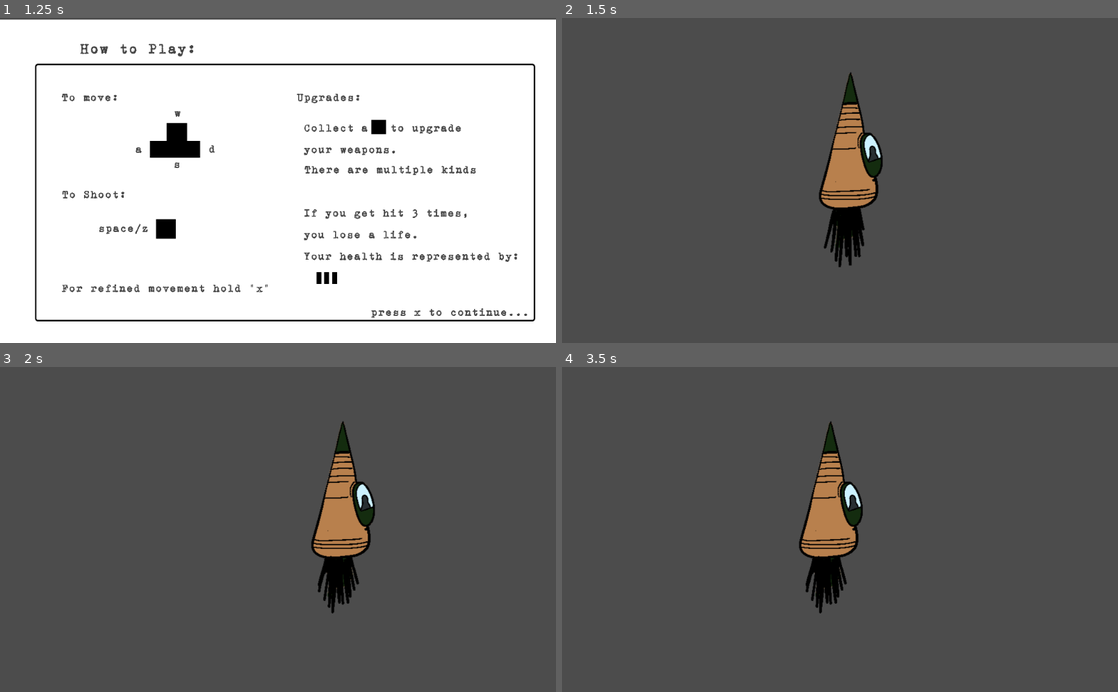
Above: before the commit, frames 1-4 (two rows, left to right).
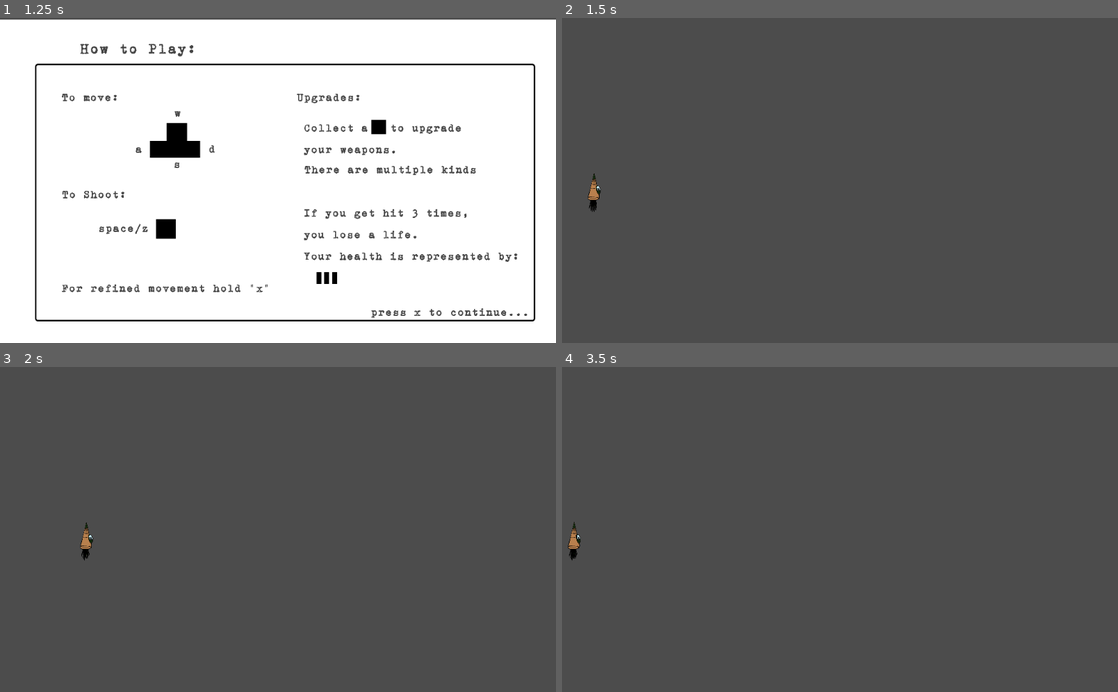
Above: after the commit, the same moments.

Repository: Hexadoon/meal-invaders
Game: Godot game, scene res://title_screen/Title Screen.tscn
Two runs of this game, one before a commit and one after it. Both use one fixed random seed, a clock stepped at 60 frames per second and the inputs below.
Inputs:
- Up to frame 1 (1.25 s): click "Start" at 0.5 s
- Up to frame 2 (1.5 s): tap Enter at 1.25 s; hold Right (ui_right) from 1.28 s (still down); hold X (ui_x) from 1.28 s (still down)
- Up to frame 3 (2 s): keep holding Right (ui_right); keep holding X (ui_x)
- Up to frame 4 (3.5 s): release Right (ui_right) at 2.03 s; release X (ui_x) at 2.03 s; hold Left (ui_left) 2.03-2.78 s; tap X (ui_x) at 2.1 s; hold Right (ui_right) from 2.78 s (still down); hold X (ui_x) from 2.78 s (still down)

Frame 1 is identical in both runs. In frame 2, 3.8% of the frame differs, in the area x 4-58%, y 16-77%; in frame 3, 3.7%; in frame 4, 3.7%.

Commit message:
Created enemy objects

Diff:
--- /dev/null
+++ b/enemies/Avocado.tscn
@@ -0,0 +1,30 @@
+[gd_scene load_steps=6 format=2]
+
+[ext_resource path="res://enemies/assets/avocado/avocado1.png" type="Texture" id=1]
+[ext_resource path="res://enemies/assets/avocado/avocado3.png" type="Texture" id=2]
+[ext_resource path="res://enemies/assets/avocado/avocado2.png" type="Texture" id=3]
+
+[sub_resource type="SpriteFrames" id=1]
+animations = [ {
+"frames": [ ExtResource( 1 ), ExtResource( 3 ), ExtResource( 2 ) ],
+"loop": true,
+"name": "avocado",
+"speed": 5.0
+} ]
+
+[sub_resource type="CapsuleShape2D" id=2]
+radius = 90.0731
+height = 146.105
+
+[node name="Avocado" type="KinematicBody2D"]
+__meta__ = {
+"_edit_group_": true
+}
+
+[node name="AnimatedSprite" type="AnimatedSprite" parent="."]
+frames = SubResource( 1 )
+animation = "avocado"
+
+[node name="CollisionShape2D" type="CollisionShape2D" parent="."]
+position = Vector2( -10, 50 )
+shape = SubResource( 2 )
--- /dev/null
+++ b/enemies/Bacon.tscn
@@ -0,0 +1,29 @@
+[gd_scene load_steps=6 format=2]
+
+[ext_resource path="res://enemies/assets/bacon/bacon3.png" type="Texture" id=1]
+[ext_resource path="res://enemies/assets/bacon/bacon2.png" type="Texture" id=2]
+[ext_resource path="res://enemies/assets/bacon/bacon1.png" type="Texture" id=3]
+
+[sub_resource type="SpriteFrames" id=1]
+animations = [ {
+"frames": [ ExtResource( 3 ), ExtResource( 2 ), ExtResource( 1 ) ],
+"loop": true,
+"name": "bacon",
+"speed": 5.0
+} ]
+
+[sub_resource type="RectangleShape2D" id=2]
+extents = Vector2( 35.6081, 178.018 )
+
+[node name="Bacon" type="KinematicBody2D"]
+__meta__ = {
+"_edit_group_": true
+}
+
+[node name="AnimatedSprite" type="AnimatedSprite" parent="."]
+frames = SubResource( 1 )
+animation = "bacon"
+
+[node name="CollisionShape2D" type="CollisionShape2D" parent="."]
+position = Vector2( -5, -40 )
+shape = SubResource( 2 )
--- /dev/null
+++ b/enemies/BaconEggAndCheese.tscn
@@ -0,0 +1,29 @@
+[gd_scene load_steps=6 format=2]
+
+[ext_resource path="res://enemies/assets/baconeggandcheese/becsamm3.png" type="Texture" id=1]
+[ext_resource path="res://enemies/assets/baconeggandcheese/becsamm1.png" type="Texture" id=2]
+[ext_resource path="res://enemies/assets/baconeggandcheese/becsamm2.png" type="Texture" id=3]
+
+[sub_resource type="SpriteFrames" id=1]
+animations = [ {
+"frames": [ ExtResource( 2 ), ExtResource( 3 ), ExtResource( 1 ) ],
+"loop": true,
+"name": "baconeggandcheese",
+"speed": 5.0
+} ]
+
+[sub_resource type="RectangleShape2D" id=2]
+extents = Vector2( 195.21, 181.34 )
+
+[node name="BaconEggAndCheese" type="KinematicBody2D"]
+__meta__ = {
+"_edit_group_": true
+}
+
+[node name="AnimatedSprite" type="AnimatedSprite" parent="."]
+frames = SubResource( 1 )
+animation = "baconeggandcheese"
+
+[node name="CollisionShape2D" type="CollisionShape2D" parent="."]
+position = Vector2( 5, -50 )
+shape = SubResource( 2 )
--- /dev/null
+++ b/enemies/Big Sausage.tscn
@@ -0,0 +1,29 @@
+[gd_scene load_steps=6 format=2]
+
+[ext_resource path="res://enemies/assets/big_sausage/thicksausage1.png" type="Texture" id=1]
+[ext_resource path="res://enemies/assets/big_sausage/thicksausage2.png" type="Texture" id=2]
+[ext_resource path="res://enemies/assets/big_sausage/thicksausage3.png" type="Texture" id=3]
+
+[sub_resource type="SpriteFrames" id=1]
+animations = [ {
+"frames": [ ExtResource( 1 ), ExtResource( 2 ), ExtResource( 3 ) ],
+"loop": true,
+"name": "bigsausage",
+"speed": 5.0
+} ]
+
+[sub_resource type="RectangleShape2D" id=2]
+extents = Vector2( 67.921, 153.224 )
+
+[node name="Big Sausage" type="KinematicBody2D"]
+__meta__ = {
+"_edit_group_": true
+}
+
+[node name="AnimatedSprite" type="AnimatedSprite" parent="."]
+frames = SubResource( 1 )
+animation = "bigsausage"
+
+[node name="CollisionShape2D" type="CollisionShape2D" parent="."]
+position = Vector2( 0, -20 )
+shape = SubResource( 2 )
--- /dev/null
+++ b/enemies/Butter.tscn
@@ -0,0 +1,29 @@
+[gd_scene load_steps=6 format=2]
+
+[ext_resource path="res://enemies/assets/butter/butter2.png" type="Texture" id=1]
+[ext_resource path="res://enemies/assets/butter/butter1.png" type="Texture" id=2]
+[ext_resource path="res://enemies/assets/butter/butter3.png" type="Texture" id=3]
+
+[sub_resource type="SpriteFrames" id=1]
+animations = [ {
+"frames": [ ExtResource( 2 ), ExtResource( 1 ), ExtResource( 3 ) ],
+"loop": true,
+"name": "butter",
+"speed": 5.0
+} ]
+
+[sub_resource type="RectangleShape2D" id=2]
+extents = Vector2( 21.0439, 47.9497 )
+
+[node name="Butter" type="KinematicBody2D"]
+__meta__ = {
+"_edit_group_": true
+}
+
+[node name="AnimatedSprite" type="AnimatedSprite" parent="."]
+frames = SubResource( 1 )
+animation = "butter"
+
+[node name="CollisionShape2D" type="CollisionShape2D" parent="."]
+position = Vector2( -8, 130 )
+shape = SubResource( 2 )
--- /dev/null
+++ b/enemies/Egg.tscn
@@ -0,0 +1,29 @@
+[gd_scene load_steps=6 format=2]
+
+[ext_resource path="res://enemies/assets/egg/egg2.png" type="Texture" id=1]
+[ext_resource path="res://enemies/assets/egg/egg3.png" type="Texture" id=2]
+[ext_resource path="res://enemies/assets/egg/egg1.png" type="Texture" id=3]
+
+[sub_resource type="SpriteFrames" id=1]
+animations = [ {
+"frames": [ ExtResource( 3 ), ExtResource( 1 ), ExtResource( 2 ) ],
+"loop": true,
+"name": "egg",
+"speed": 5.0
+} ]
+
+[sub_resource type="RectangleShape2D" id=2]
+extents = Vector2( 71.7199, 162.499 )
+
+[node name="Egg" type="KinematicBody2D"]
+__meta__ = {
+"_edit_group_": true
+}
+
+[node name="AnimatedSprite" type="AnimatedSprite" parent="."]
+frames = SubResource( 1 )
+animation = "egg"
+
+[node name="CollisionShape2D" type="CollisionShape2D" parent="."]
+position = Vector2( 0, -40 )
+shape = SubResource( 2 )
--- /dev/null
+++ b/enemies/Small Sausage.tscn
@@ -0,0 +1,29 @@
+[gd_scene load_steps=6 format=2]
+
+[ext_resource path="res://enemies/assets/small_sausage/smallsausage1.png" type="Texture" id=1]
+[ext_resource path="res://enemies/assets/small_sausage/smallsausage2.png" type="Texture" id=2]
+[ext_resource path="res://enemies/assets/small_sausage/smallsausage3.png" type="Texture" id=3]
+
+[sub_resource type="SpriteFrames" id=1]
+animations = [ {
+"frames": [ ExtResource( 1 ), ExtResource( 2 ), ExtResource( 3 ) ],
+"loop": true,
+"name": "smallsausage",
+"speed": 5.0
+} ]
+
+[sub_resource type="RectangleShape2D" id=2]
+extents = Vector2( 35.1795, 148.454 )
+
+[node name="Small Sausage" type="KinematicBody2D"]
+__meta__ = {
+"_edit_group_": true
+}
+
+[node name="AnimatedSprite" type="AnimatedSprite" parent="."]
+frames = SubResource( 1 )
+animation = "smallsausage"
+
+[node name="CollisionShape2D" type="CollisionShape2D" parent="."]
+position = Vector2( 30, 10 )
+shape = SubResource( 2 )
--- /dev/null
+++ b/enemies/Toast.tscn
@@ -0,0 +1,29 @@
+[gd_scene load_steps=6 format=2]
+
+[ext_resource path="res://enemies/assets/toast/toast1.png" type="Texture" id=1]
+[ext_resource path="res://enemies/assets/toast/toast2.png" type="Texture" id=2]
+[ext_resource path="res://enemies/assets/toast/toast3.png" type="Texture" id=3]
+
+[sub_resource type="SpriteFrames" id=1]
+animations = [ {
+"frames": [ ExtResource( 1 ), ExtResource( 2 ), ExtResource( 3 ) ],
+"loop": true,
+"name": "toast",
+"speed": 5.0
+} ]
+
+[sub_resource type="RectangleShape2D" id=2]
+extents = Vector2( 161.127, 63.1402 )
+
+[node name="Toast" type="KinematicBody2D"]
+__meta__ = {
+"_edit_group_": true
+}
+
+[node name="AnimatedSprite" type="AnimatedSprite" parent="."]
+frames = SubResource( 1 )
+animation = "toast"
+
+[node name="CollisionShape2D" type="CollisionShape2D" parent="."]
+position = Vector2( 0, 40 )
+shape = SubResource( 2 )
--- /dev/null
+++ b/enemies/Yoghurt Blob.tscn
@@ -0,0 +1,29 @@
+[gd_scene load_steps=6 format=2]
+
+[ext_resource path="res://enemies/assets/yoghurt_blob/yoghurtblob3.png" type="Texture" id=1]
+[ext_resource path="res://enemies/assets/yoghurt_blob/yoghurtblob2.png" type="Texture" id=2]
+[ext_resource path="res://enemies/assets/yoghurt_blob/yoghurtblob1.png" type="Texture" id=3]
+
+[sub_resource type="SpriteFrames" id=1]
+animations = [ {
+"frames": [ ExtResource( 3 ), ExtResource( 2 ), ExtResource( 1 ) ],
+"loop": true,
+"name": "yoghurtblob",
+"speed": 5.0
+} ]
+
+[sub_resource type="RectangleShape2D" id=2]
+extents = Vector2( 32.0999, 55.4459 )
+
+[node name="Yoghurt Blob" type="KinematicBody2D"]
+__meta__ = {
+"_edit_group_": true
+}
+
+[node name="AnimatedSprite" type="AnimatedSprite" parent="."]
+frames = SubResource( 1 )
+animation = "yoghurtblob"
+
+[node name="CollisionShape2D" type="CollisionShape2D" parent="."]
+position = Vector2( 10, 120 )
+shape = SubResource( 2 )
--- /dev/null
+++ b/enemies/Yoghurt.tscn
@@ -0,0 +1,32 @@
+[gd_scene load_steps=9 format=2]
+
+[ext_resource path="res://enemies/assets/yoghurt/yoghurt1.png" type="Texture" id=1]
+[ext_resource path="res://enemies/assets/yoghurt/yoghurt4.png" type="Texture" id=2]
+[ext_resource path="res://enemies/assets/yoghurt/yoghurt5.png" type="Texture" id=3]
+[ext_resource path="res://enemies/assets/yoghurt/yoghurt6.png" type="Texture" id=4]
+[ext_resource path="res://enemies/assets/yoghurt/yoghurt2.png" type="Texture" id=5]
+[ext_resource path="res://enemies/assets/yoghurt/yoghurt3.png" type="Texture" id=6]
+
+[sub_resource type="SpriteFrames" id=1]
+animations = [ {
+"frames": [ ExtResource( 1 ), ExtResource( 5 ), ExtResource( 6 ), ExtResource( 2 ), ExtResource( 3 ), ExtResource( 4 ) ],
+"loop": true,
+"name": "yoghurt",
+"speed": 5.0
+} ]
+
+[sub_resource type="RectangleShape2D" id=2]
+extents = Vector2( 210.252, 228.783 )
+
+[node name="Yoghurt" type="KinematicBody2D"]
+__meta__ = {
+"_edit_group_": true
+}
+
+[node name="AnimatedSprite" type="AnimatedSprite" parent="."]
+frames = SubResource( 1 )
+animation = "yoghurt"
+
+[node name="CollisionShape2D" type="CollisionShape2D" parent="."]
+position = Vector2( 20, -20 )
+shape = SubResource( 2 )
--- a/level_1/Level 1.tscn
+++ b/level_1/Level 1.tscn
@@ -3,5 +3,6 @@
 [ext_resource path="res://player/Player.tscn" type="PackedScene" id=1]
 
 [node name="Level 1" type="Node2D"]
+position = Vector2( 21.4796, 305.01 )
 
 [node name="Player" parent="." instance=ExtResource( 1 )]
--- a/player/Player.tscn
+++ b/player/Player.tscn
@@ -1,41 +1,41 @@
 [gd_scene load_steps=15 format=2]
 
-[ext_resource path="res://player/assets/carrotship_idle3.png" type="Texture" id=1]
-[ext_resource path="res://player/assets/carrotship_idle1.png" type="Texture" id=2]
-[ext_resource path="res://player/assets/carrotship_idle2.png" type="Texture" id=3]
+[ext_resource path="res://player/assets/carrot/carrotship_idleright3.png" type="Texture" id=1]
+[ext_resource path="res://player/assets/carrot/carrotship_turningleft.png" type="Texture" id=2]
+[ext_resource path="res://player/assets/carrot/carrotship_turningright.png" type="Texture" id=3]
 [ext_resource path="res://player/Player.gd" type="Script" id=4]
-[ext_resource path="res://player/assets/carrotship_turningleft.png" type="Texture" id=5]
-[ext_resource path="res://player/assets/carrotship_turningright.png" type="Texture" id=6]
-[ext_resource path="res://player/assets/carrotship_idleleft1.png" type="Texture" id=7]
-[ext_resource path="res://player/assets/carrotship_idleright3.png" type="Texture" id=8]
-[ext_resource path="res://player/assets/carrotship_idleleft3.png" type="Texture" id=9]
-[ext_resource path="res://player/assets/carrotship_idleright2.png" type="Texture" id=10]
-[ext_resource path="res://player/assets/carrotship_idleright1.png" type="Texture" id=11]
-[ext_resource path="res://player/assets/carrotship_idleleft2.png" type="Texture" id=12]
+[ext_resource path="res://player/assets/carrot/carrotship_idleleft1.png" type="Texture" id=5]
+[ext_resource path="res://player/assets/carrot/carrotship_idleleft2.png" type="Texture" id=6]
+[ext_resource path="res://player/assets/carrot/carrotship_idleright2.png" type="Texture" id=7]
+[ext_resource path="res://player/assets/carrot/carrotship_idleleft3.png" type="Texture" id=8]
+[ext_resource path="res://player/assets/carrot/carrotship_idleright1.png" type="Texture" id=9]
+[ext_resource path="res://player/assets/carrot/carrotship_idle3.png" type="Texture" id=10]
+[ext_resource path="res://player/assets/carrot/carrotship_idle1.png" type="Texture" id=11]
+[ext_resource path="res://player/assets/carrot/carrotship_idle2.png" type="Texture" id=12]
 
 [sub_resource type="SpriteFrames" id=1]
 animations = [ {
-"frames": [ ExtResource( 6 ) ],
+"frames": [ ExtResource( 3 ) ],
 "loop": true,
 "name": "right",
 "speed": 5.0
 }, {
-"frames": [ ExtResource( 5 ) ],
+"frames": [ ExtResource( 2 ) ],
 "loop": true,
 "name": "left",
 "speed": 5.0
 }, {
-"frames": [ ExtResource( 2 ), ExtResource( 3 ), ExtResource( 1 ) ],
+"frames": [ ExtResource( 11 ), ExtResource( 12 ), ExtResource( 10 ) ],
 "loop": true,
 "name": "idle",
 "speed": 5.0
 }, {
-"frames": [ ExtResource( 11 ), ExtResource( 10 ), ExtResource( 8 ) ],
+"frames": [ ExtResource( 9 ), ExtResource( 7 ), ExtResource( 1 ) ],
 "loop": false,
 "name": "idle_right",
 "speed": 5.0
 }, {
-"frames": [ ExtResource( 7 ), ExtResource( 12 ), ExtResource( 9 ) ],
+"frames": [ ExtResource( 5 ), ExtResource( 6 ), ExtResource( 8 ) ],
 "loop": true,
 "name": "idle_left",
 "speed": 5.0
@@ -45,7 +45,7 @@
 extents = Vector2( 54.9283, 187.544 )
 
 [node name="Player" type="KinematicBody2D"]
-position = Vector2( 489.735, 193.317 )
+scale = Vector2( 0.2, 0.2 )
 script = ExtResource( 4 )
 __meta__ = {
 "_edit_group_": true
Binary file added: enemies/assets/avocado/avocado1.png
Not shown, added: enemies/assets/avocado/avocado1.png.import
Binary file added: enemies/assets/avocado/avocado2.png
Not shown, added: enemies/assets/avocado/avocado2.png.import
Binary file added: enemies/assets/avocado/avocado3.png
Not shown, added: enemies/assets/avocado/avocado3.png.import
Binary file added: enemies/assets/bacon/bacon1.png
Not shown, added: enemies/assets/bacon/bacon1.png.import
Binary file added: enemies/assets/bacon/bacon2.png
Not shown, added: enemies/assets/bacon/bacon2.png.import
Binary file added: enemies/assets/bacon/bacon3.png
Not shown, added: enemies/assets/bacon/bacon3.png.import
(and 171 more such lines)
